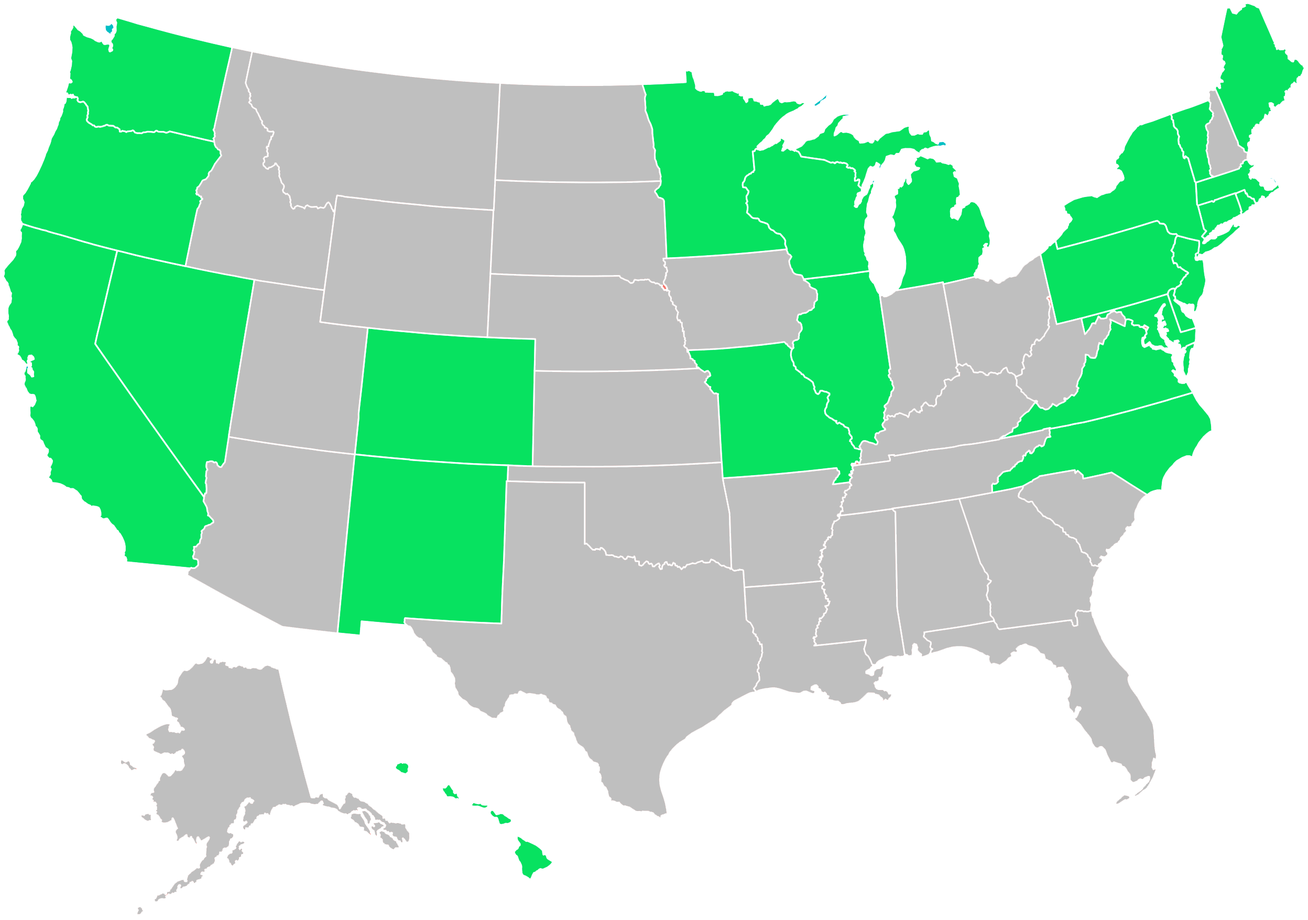
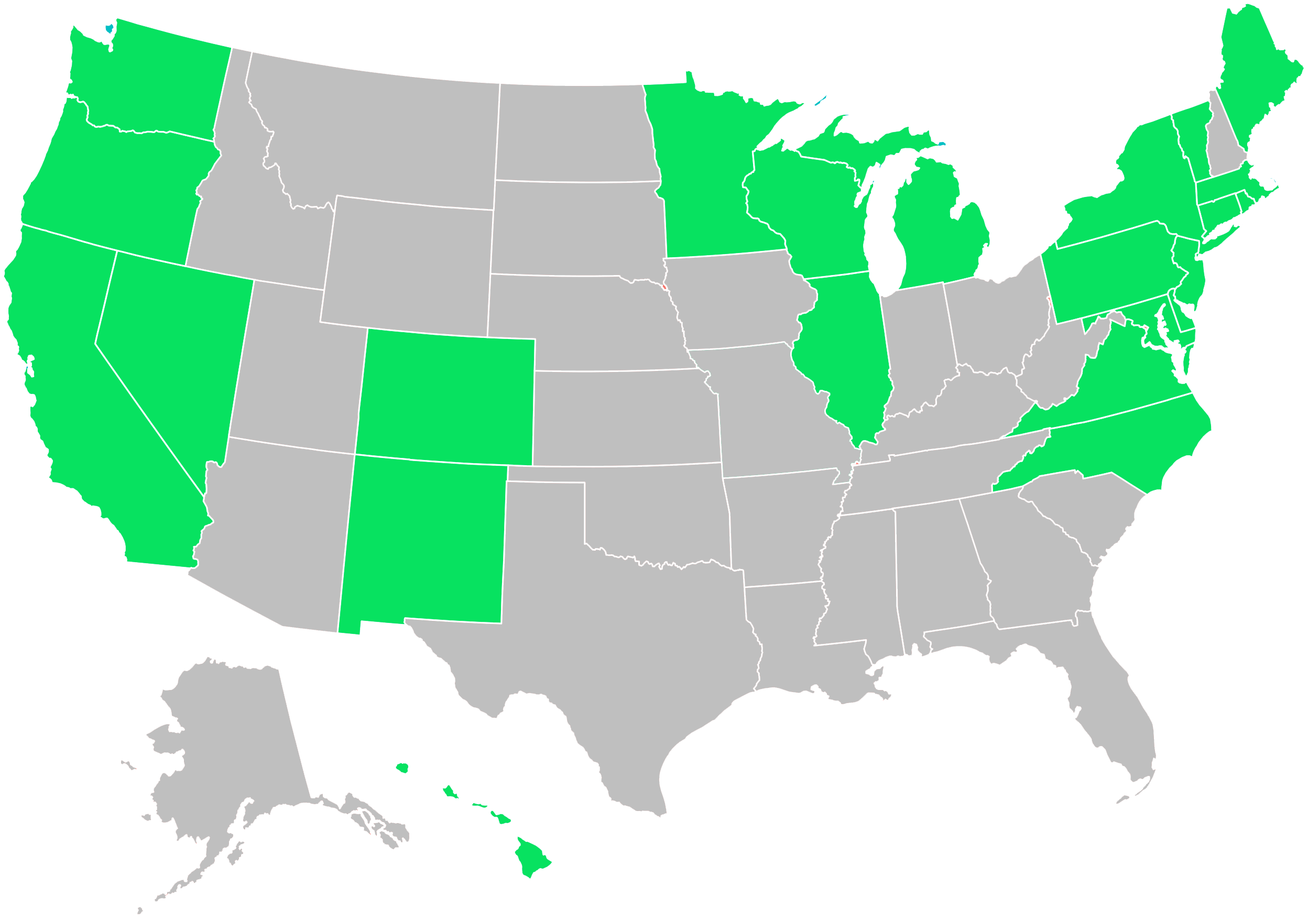
Layered file, before and after one edit (1308x920). Changes by layer:
painted on "Layer 1" over (688, 342, 861, 484)
